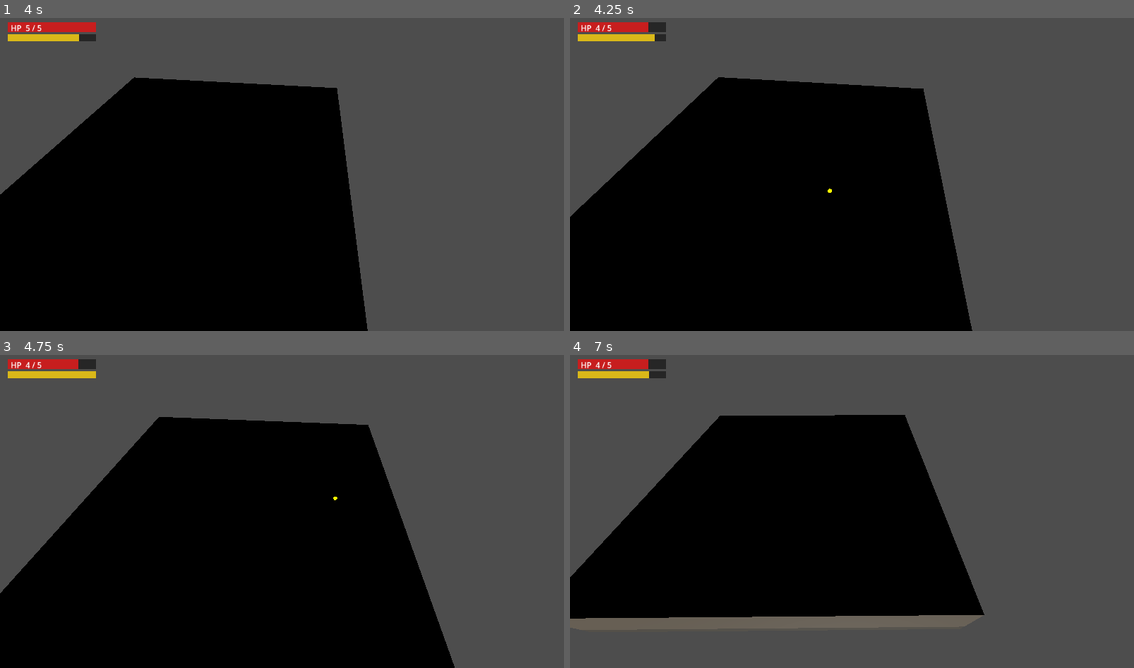
Above: before the commit, frames 1-4 (two rows, left to right).
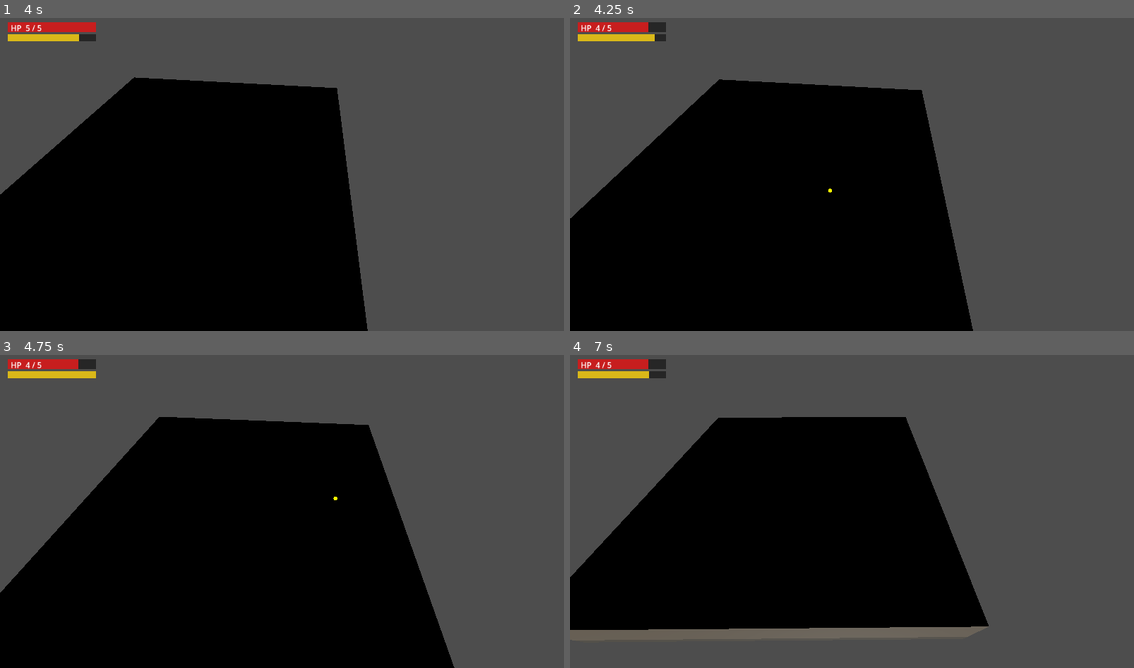
Above: after the commit, the same moments.

Repository: BenjiinxGrimm/knights-bane
Game: Godot game, scene res://scenes/main.tscn
Same seed, same stepped clock (60 frames per second), same inputs: the game is played once before the commit and once after it.
Inputs (mouse positions are in pixels of both pictures, inside the frame that each line leads up to):
- Up to frame 1 (4 s): move the mouse to (406, 155) at 0.52 s; press the mouse at (406, 155) at 0.53 s; hold D (move_right) 0.53-1.28 s; move the mouse to (169, 187) at 1.27 s; release the mouse at (169, 187) at 1.28 s; hold S (move_down) 1.28-2.03 s; click (169, 187) at 1.35 s; move the mouse to (338, 102) at 2.02 s; hold D (move_right) 2.03-2.78 s; hold Space (dodge) 2.03-2.78 s; click (338, 102) at 2.3 s; move the mouse to (253, 237) at 2.77 s; hold W (move_up) 2.78-3.53 s; tap Backspace (sprint) at 2.85 s; click (253, 237) at 3.05 s; move the mouse to (451, 221) at 3.52 s; press the mouse at (451, 221) at 3.53 s; hold A (move_left) from 3.53 s (still down)
- Up to frame 2 (4.25 s): keep holding A (move_left)
- Up to frame 3 (4.75 s): keep holding A (move_left); move the mouse to (112, 461) at 4.27 s; release the mouse at (112, 461) at 4.28 s; click (112, 461) at 4.35 s
- Up to frame 4 (7 s): move the mouse to (880, 508) at 5.02 s; release A (move_left) at 5.03 s; hold S (move_down) 5.03-5.78 s; hold Space (dodge) 5.03-5.78 s; click (880, 508) at 5.3 s; move the mouse to (767, 430) at 5.77 s; hold D (move_right) 5.78-6.53 s; tap Backspace (sprint) at 5.85 s; click (767, 430) at 6.05 s; move the mouse to (976, 492) at 6.52 s; press the mouse at (976, 492) at 6.53 s; hold W (move_up) from 6.53 s (still down)

Frame 1 is identical in both runs. In frame 2, 0.5% of the frame differs, in the area x 0-72%, y 18-100%; in frame 3, less than 0.1%; in frame 4, 4.8%, in the area x 0-75%, y 19-92%.

Commit message:
Add screenshake, hit pause, and particles
- Screenshake: light on landing hits (0.12), heavy on taking damage (0.35)
- Hit pause: 0.1s Engine.time_scale freeze on impact via Effects autoload
- Particles: yellow-orange spark burst on hit, red chunk burst on death
- Effects singleton registered as autoload in project.godot
- Fixed screenshake: offset applied after lerp so it isn't smoothed out
- Fixed particles: CPUParticles3D uses mesh not draw_pass_1

Co-Authored-By: Claude Sonnet 4.6 <noreply@anthropic.com>

Diff:
--- a/project.godot
+++ b/project.godot
@@ -15,6 +15,10 @@
 config/features=PackedStringArray("4.6", "Forward Plus")
 config/icon="res://icon.svg"
 config/main_scene="res://scenes/main.tscn"
+
+[autoload]
+
+Effects="*res://scripts/effects.gd"
 
 [input]
 
--- /dev/null
+++ b/scenes/death_particles.tscn
@@ -0,0 +1,23 @@
+[gd_scene format=3 uid="uid://deathp12345a"]
+
+[ext_resource type="Script" uid="uid://partscript123" path="res://scripts/particles.gd" id="1"]
+
+[sub_resource type="SphereMesh" id="SphereMesh_death"]
+radius = 0.1
+height = 0.2
+
+[node name="DeathParticles" type="CPUParticles3D"]
+script = ExtResource("1")
+emitting = false
+amount = 16
+lifetime = 0.4
+one_shot = true
+explosiveness = 0.95
+spread = 180.0
+initial_velocity_min = 3.0
+initial_velocity_max = 7.0
+gravity = Vector3(0, -5, 0)
+color = Color(0.9, 0.2, 0.1, 1)
+scale_amount_min = 1.0
+scale_amount_max = 1.0
+mesh = SubResource("SphereMesh_death")
--- /dev/null
+++ b/scenes/hit_particles.tscn
@@ -0,0 +1,23 @@
+[gd_scene format=3 uid="uid://hitp1abc2345"]
+
+[ext_resource type="Script" uid="uid://partscript123" path="res://scripts/particles.gd" id="1"]
+
+[sub_resource type="SphereMesh" id="SphereMesh_hit"]
+radius = 0.06
+height = 0.12
+
+[node name="HitParticles" type="CPUParticles3D"]
+script = ExtResource("1")
+emitting = false
+amount = 8
+lifetime = 0.25
+one_shot = true
+explosiveness = 0.95
+spread = 180.0
+initial_velocity_min = 2.0
+initial_velocity_max = 5.0
+gravity = Vector3(0, -4, 0)
+color = Color(1.0, 0.75, 0.2, 1)
+scale_amount_min = 1.0
+scale_amount_max = 1.0
+mesh = SubResource("SphereMesh_hit")
--- a/scripts/camera_follow.gd
+++ b/scripts/camera_follow.gd
@@ -1,18 +1,26 @@
 extends Camera3D
 
-# Drag the Player node into this slot in the Inspector
 @export var target: Node3D
+@export var camera_offset: Vector3 = Vector3(0, 10, 8)
+@export var follow_speed: float = 5.0
 
-# (0, 10, 8) = 10 units above, 8 units behind the player — Hades-style angle
-# Increase Y for more top-down; increase Z to pull the camera further back
-@export var camera_offset: Vector3 = Vector3(0, 10, 8)
+var _shake_intensity: float = 0.0
 
-# Higher = snappier; lower = more floaty/cinematic
-@export var follow_speed: float = 5.0
+func _ready() -> void:
+	Effects.shake_requested.connect(_on_shake_requested)
+
+func _on_shake_requested(intensity: float) -> void:
+	_shake_intensity = maxf(_shake_intensity, intensity)
 
 func _process(delta: float) -> void:
 	if not target:
 		return
 	var goal := target.global_position + camera_offset
-	global_position = global_position.lerp(goal, follow_speed * delta)
+	var next_pos := global_position.lerp(goal, follow_speed * delta)
+	if _shake_intensity > 0.005:
+		next_pos += Vector3(randf_range(-1.0, 1.0), 0.0, randf_range(-1.0, 1.0)) * _shake_intensity
+		_shake_intensity = lerpf(_shake_intensity, 0.0, delta * 12.0)
+	else:
+		_shake_intensity = 0.0
+	global_position = next_pos
 	look_at(target.global_position, Vector3.UP)
--- /dev/null
+++ b/scripts/effects.gd
@@ -0,0 +1,19 @@
+extends Node
+
+signal shake_requested(intensity: float)
+
+var _hitstop_end_ms: int = 0
+
+func _ready() -> void:
+	process_mode = Node.PROCESS_MODE_ALWAYS
+
+func hitstop(duration_sec: float) -> void:
+	Engine.time_scale = 0.0
+	_hitstop_end_ms = Time.get_ticks_msec() + int(duration_sec * 1000.0)
+
+func screenshake(intensity: float) -> void:
+	shake_requested.emit(intensity)
+
+func _process(_delta: float) -> void:
+	if Engine.time_scale == 0.0 and Time.get_ticks_msec() >= _hitstop_end_ms:
+		Engine.time_scale = 1.0
--- a/scripts/enemy.gd
+++ b/scripts/enemy.gd
@@ -13,6 +13,9 @@
 const ATTACK_COOLDOWN := 1.2
 const SEPARATION_RADIUS := 1.8
 const SEPARATION_STRENGTH := 1.5
+
+const HIT_PARTICLES   = preload("res://scenes/hit_particles.tscn")
+const DEATH_PARTICLES = preload("res://scenes/death_particles.tscn")
 
 const COLOR_NORMAL := Color(0.8, 0.15, 0.15, 1)
 const COLOR_WINDUP := Color(1.0, 0.65, 0.0, 1)
@@ -130,9 +133,17 @@
 	hp -= amount
 	_material.albedo_color = COLOR_HIT
 	_flash_timer = FLASH_DURATION
+	Effects.hitstop(0.1)
+	Effects.screenshake(0.12)
+	var hit := HIT_PARTICLES.instantiate() as CPUParticles3D
+	hit.position = global_position + Vector3(0, 0.5, 0)
+	get_tree().current_scene.add_child(hit)
 	var knock_dir := from_direction
 	knock_dir.y = 0.0
 	if knock_dir.length_squared() > 0.001:
 		_knockback = knock_dir.normalized() * knockback_speed
 	if hp <= 0:
+		var death := DEATH_PARTICLES.instantiate() as CPUParticles3D
+		death.position = global_position + Vector3(0, 0.5, 0)
+		get_tree().current_scene.add_child(death)
 		queue_free()
--- /dev/null
+++ b/scripts/particles.gd
@@ -0,0 +1,5 @@
+extends CPUParticles3D
+
+func _ready() -> void:
+	emitting = true
+	get_tree().create_timer(lifetime + 0.1).timeout.connect(queue_free)
--- a/scripts/player.gd
+++ b/scripts/player.gd
@@ -21,6 +21,8 @@
 const DODGE_SPEED      := 14.0
 const DODGE_DURATION   := 0.25
 const DODGE_COOLDOWN   := 0.7
+
+const HIT_PARTICLES = preload("res://scenes/hit_particles.tscn")
 
 const COLOR_NORMAL := Color(0.55, 0.65, 0.85, 1)
 const COLOR_HIT    := Color(1, 0.3, 0.3, 1)
@@ -63,7 +65,10 @@
 	hp -= amount
 	_iframes_timer = IFRAMES_DURATION
 	_flash_timer = FLASH_DURATION
-	print("Player HP: ", hp)
+	Effects.screenshake(0.35)
+	var hit := HIT_PARTICLES.instantiate() as CPUParticles3D
+	hit.position = global_position + Vector3(0, 0.5, 0)
+	get_tree().current_scene.add_child(hit)
 	if hp <= 0:
 		_respawn()
 
--- a/scripts/ranged_enemy.gd
+++ b/scripts/ranged_enemy.gd
@@ -9,7 +9,9 @@
 @export var cooldown_time: float = 2.5
 @export var knockback_speed: float = 6.0
 
-const PROJECTILE_SCENE = preload("res://scenes/projectile.tscn")
+const PROJECTILE_SCENE  = preload("res://scenes/projectile.tscn")
+const HIT_PARTICLES     = preload("res://scenes/hit_particles.tscn")
+const DEATH_PARTICLES   = preload("res://scenes/death_particles.tscn")
 const GRAVITY := -20.0
 const KNOCKBACK_DECAY := 12.0
 const FLASH_DURATION := 0.1
@@ -70,7 +72,7 @@
 			if _state_timer <= 0.0:
 				_state = State.ROAM
 
-func _tick_movement(delta: float) -> void:
+func _tick_movement(_delta: float) -> void:
 	if _player == null:
 		velocity.x = _knockback.x
 		velocity.z = _knockback.z
@@ -122,9 +124,17 @@
 	hp -= amount
 	_material.albedo_color = COLOR_HIT
 	_flash_timer = FLASH_DURATION
+	Effects.hitstop(0.1)
+	Effects.screenshake(0.12)
+	var hit := HIT_PARTICLES.instantiate() as CPUParticles3D
+	hit.position = global_position + Vector3(0, 0.5, 0)
+	get_tree().current_scene.add_child(hit)
 	var knock_dir := from_direction
 	knock_dir.y = 0.0
 	if knock_dir.length_squared() > 0.001:
 		_knockback = knock_dir.normalized() * knockback_speed
 	if hp <= 0:
+		var death := DEATH_PARTICLES.instantiate() as CPUParticles3D
+		death.position = global_position + Vector3(0, 0.5, 0)
+		get_tree().current_scene.add_child(death)
 		queue_free()
Not shown, added: scripts/effects.gd.uid
Not shown, added: scripts/particles.gd.uid
